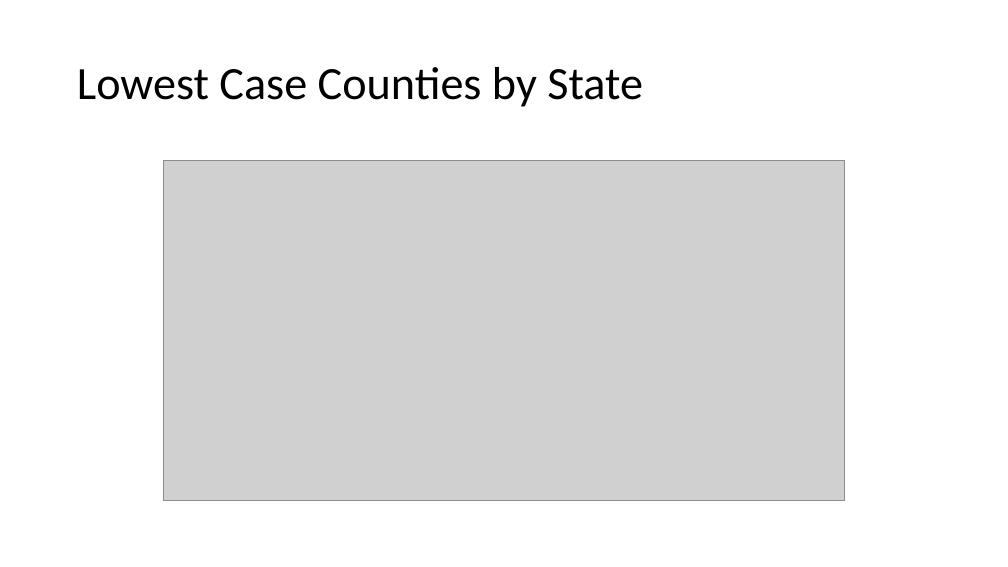
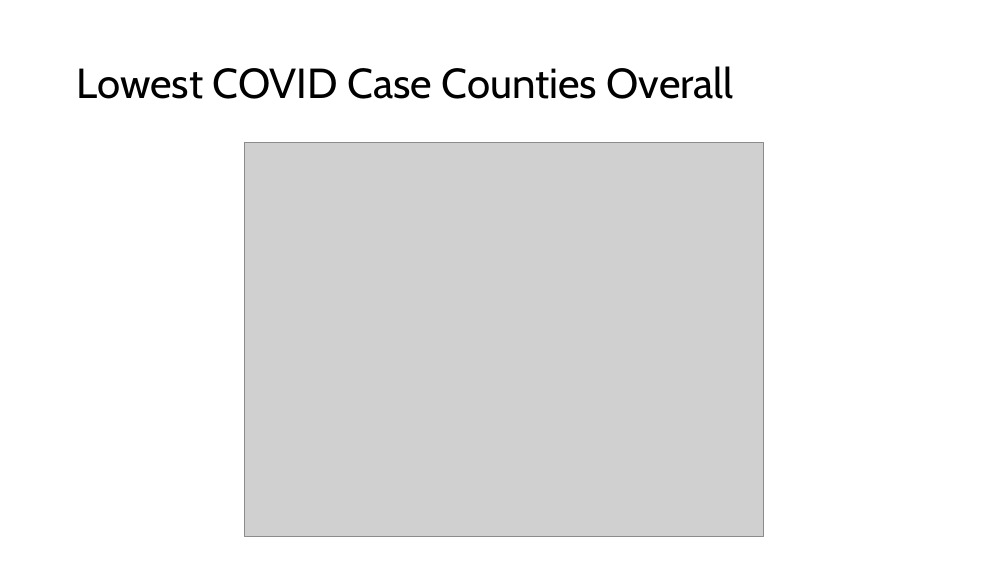
Before and after one commit to cxclark/covid19-analysis, a slide deck: slide 23 of 2020_10_30_covid_usa_analysis.pptx. Drawn at 1008x567 pixels with LibreOffice and Linux fonts; fonts in the diff are those of the drawing; grey boxes stand for pictures. Boxes give left, top, right and bottom in pixels: in the first picture for what was removed or moved away, otherwise in the second. Text is boxed around its words. In the diff, an @@ line names an element or a change of style, - is before the commit and + after.

```diff
--- a/2020_10_30_covid_usa_analysis.pptx
+++ b/2020_10_30_covid_usa_analysis.pptx
@@ title at box(77, 66, 734, 99): text changed; size 44 to 40 pt; font Calibri to Cabin @@
-Lowest Case Counties by State
+Lowest COVID Case Counties Overall
@@ picture: place and size @@
-picture at box(164, 161, 845, 501)
+picture at box(244, 142, 765, 536)
```
Also in this commit, not shown: 22 other slides changed, 2 other files.
